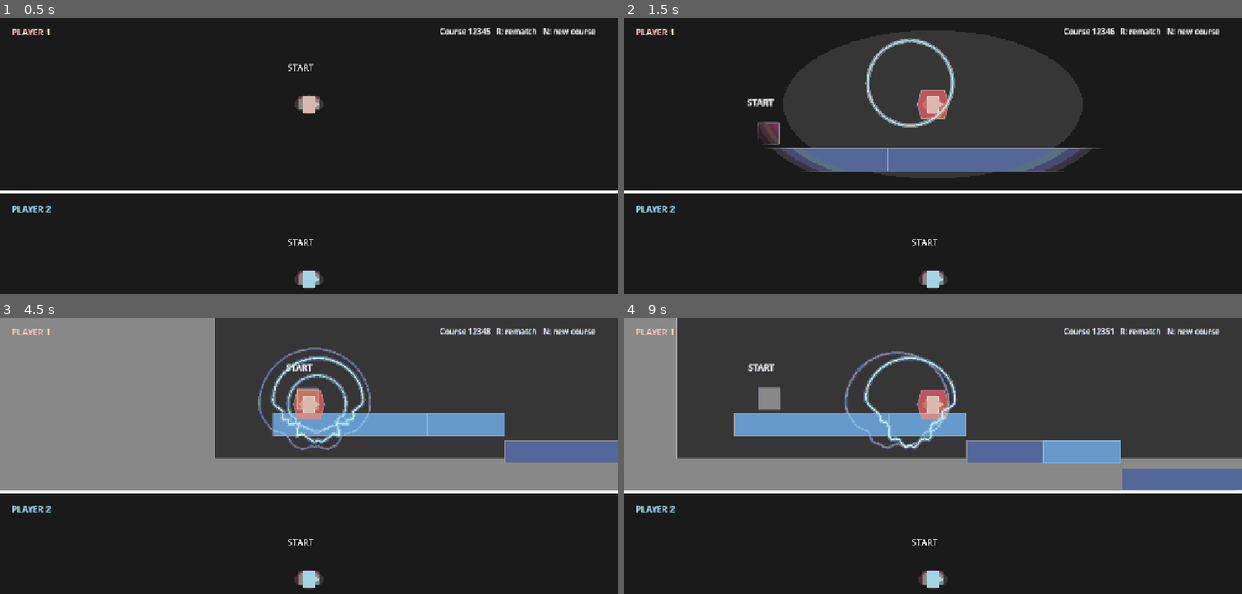
Above: before the commit, frames 1-4 (two rows, left to right).
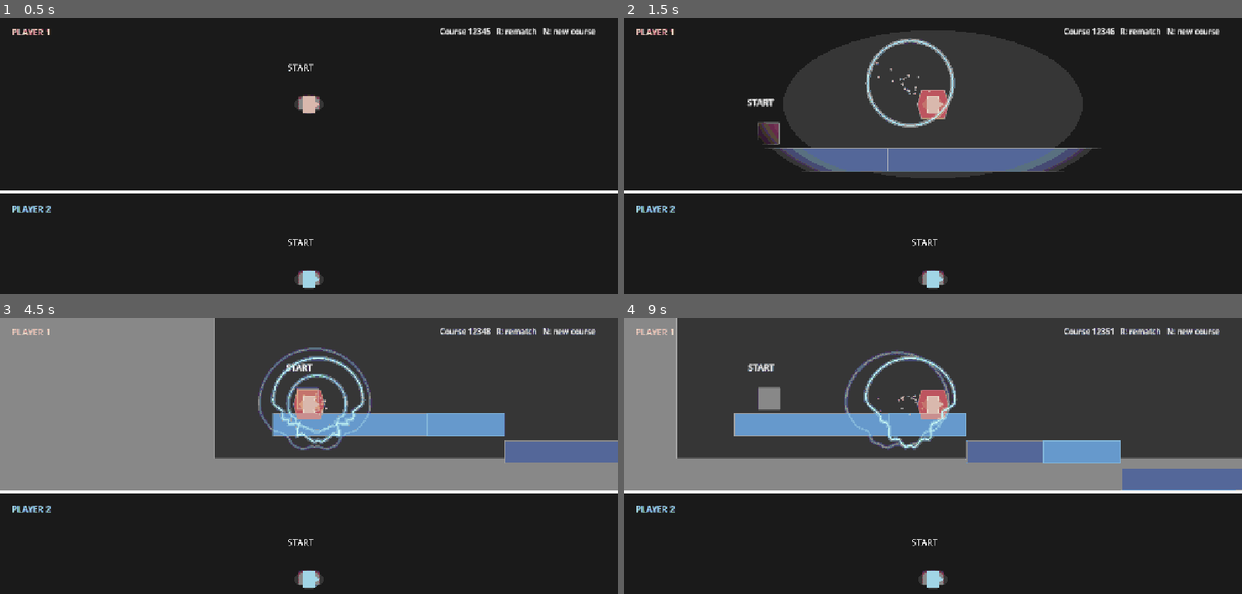
Above: after the commit, the same moments.

Repository: ketr4x/Haven
Game: Godot game, scene res://scenes/game/race.tscn
The game is run twice, just before and just after one commit, with the same random seed, the same clock (stepped at 60 frames per second) and the same inputs.
Inputs:
- Up to frame 1 (0.5 s): no input
- Up to frame 2 (1.5 s): tap Enter at 0.5 s; hold N (new_seed) 0.53-1.28 s; hold D (p1_right) from 0.53 s (still down); tap W (p1_jump) at 0.77 s; tap S (p1_shout) at 1.35 s
- Up to frame 3 (4.5 s): tap W (p1_jump) at 1.52, 3.02, 3.77 s; release D (p1_right) at 2.03 s; hold A (p1_left) 2.03-2.78 s; hold N (new_seed) 2.03-2.78 s; hold D (p1_right) 2.78-4.28 s; tap S (p1_shout) at 2.85, 4.35 s; hold N (new_seed) 3.53-4.28 s; tap R (restart) at 4.15 s; hold A (p1_left) from 4.28 s (still down)
- Up to frame 4 (9 s): tap W (p1_jump) at 4.52, 6.02, 6.77, 7.52 s; release A (p1_left) at 5.03 s; hold D (p1_right) 5.03-5.78 s; hold N (new_seed) 5.03-5.78 s; hold A (p1_left) 5.78-7.28 s; tap S (p1_shout) at 5.85, 7.35, 8.85 s; hold N (new_seed) 6.53-7.28 s; hold D (p1_right) from 7.28 s (still down); hold N (new_seed) 8.03-8.78 s

Frame 1 is identical in both runs. In frame 2, less than 0.1% of the frame differs, in the area x 40-50%, y 15-28%; in frame 3, less than 0.1%; in frame 4, less than 0.1%.

Commit message:
Add pixel particle feedback

Diff:
--- a/scenes/player/player.tscn
+++ b/scenes/player/player.tscn
@@ -26,5 +26,82 @@
 polygon = PackedVector2Array(12, -7, 23, 0, 12, 7)
 color = Color(1, 1, 1, 0.7)
 
+[node name="LandingDust" type="CPUParticles2D" parent="."]
+z_index = -1
+position = Vector2(0, 18)
+emitting = false
+amount = 8
+lifetime = 0.32
+one_shot = true
+explosiveness = 0.95
+randomness = 0.35
+local_coords = false
+fixed_fps = 30
+direction = Vector2(0, -1)
+spread = 68.0
+gravity = Vector2(0, 170)
+initial_velocity_min = 42.0
+initial_velocity_max = 88.0
+scale_amount_min = 2.0
+scale_amount_max = 4.0
+color = Color(0.74902, 0.74902, 0.74902, 0.78)
+
+[node name="WallDust" type="CPUParticles2D" parent="."]
+z_index = -1
+emitting = false
+amount = 6
+lifetime = 0.28
+one_shot = true
+explosiveness = 0.95
+randomness = 0.3
+local_coords = false
+fixed_fps = 30
+direction = Vector2(1, -0.35)
+spread = 48.0
+gravity = Vector2(0, 120)
+initial_velocity_min = 48.0
+initial_velocity_max = 92.0
+scale_amount_min = 2.0
+scale_amount_max = 3.0
+color = Color(0.509804, 0.709804, 0.85098, 0.85)
+
+[node name="ShoutSparks" type="CPUParticles2D" parent="."]
+z_index = 2
+emitting = false
+amount = 12
+lifetime = 0.24
+one_shot = true
+explosiveness = 1.0
+randomness = 0.2
+local_coords = false
+fixed_fps = 30
+direction = Vector2(1, 0)
+spread = 180.0
+gravity = Vector2(0, 0)
+initial_velocity_min = 75.0
+initial_velocity_max = 135.0
+scale_amount_min = 2.0
+scale_amount_max = 3.0
+color = Color(0.760784, 0.94902, 0.94902, 0.95)
+
+[node name="BoostTrail" type="CPUParticles2D" parent="."]
+z_index = -1
+emitting = false
+amount = 10
+lifetime = 0.34
+randomness = 0.4
+local_coords = false
+fixed_fps = 30
+emission_shape = 3
+emission_rect_extents = Vector2(9, 15)
+direction = Vector2(-1, 0)
+spread = 34.0
+gravity = Vector2(0, -30)
+initial_velocity_min = 24.0
+initial_velocity_max = 58.0
+scale_amount_min = 2.0
+scale_amount_max = 3.0
+color = Color(0.85098, 0.623529, 0.509804, 0.8)
+
 [node name="Camera2D" type="Camera2D" parent="."]
 enabled = false
--- a/scripts/player/player.gd
+++ b/scripts/player/player.gd
@@ -47,6 +47,10 @@
 
 @onready var _camera: Camera2D = $Camera2D
 @onready var _boost_aura: Polygon2D = $BoostAura
+@onready var _landing_dust: CPUParticles2D = $LandingDust
+@onready var _wall_dust: CPUParticles2D = $WallDust
+@onready var _shout_sparks: CPUParticles2D = $ShoutSparks
+@onready var _boost_trail: CPUParticles2D = $BoostTrail
 
 var facing_direction: float = 1.0
 var loudness: float = 0.0
@@ -60,6 +64,10 @@
 func _ready() -> void:
 	_camera.enabled = camera_enabled
 	_boost_aura.visible = false
+	_landing_dust.emitting = false
+	_wall_dust.emitting = false
+	_shout_sparks.emitting = false
+	_boost_trail.emitting = false
 
 
 func _physics_process(delta: float) -> void:
@@ -97,6 +105,7 @@
 func apply_rebound_boost() -> void:
 	_boost_time_remaining = rebound_boost_duration
 	_boost_aura.visible = true
+	_boost_trail.emitting = true
 	rebound_boost_started.emit()
 
 
@@ -107,6 +116,7 @@
 	_boost_time_remaining = maxf(0.0, _boost_time_remaining - delta)
 	if is_zero_approx(_boost_time_remaining):
 		_boost_aura.visible = false
+		_boost_trail.emitting = false
 		rebound_boost_ended.emit()
 
 
@@ -129,6 +139,7 @@
 	var input_axis := Input.get_axis(left_action, right_action)
 	if not is_zero_approx(input_axis):
 		facing_direction = signf(input_axis)
+		_boost_trail.direction = Vector2(-facing_direction, -0.15).normalized()
 		var acceleration := ground_acceleration if is_on_floor() else air_acceleration
 		velocity.x = move_toward(velocity.x, input_axis * run_speed * _speed_multiplier(), acceleration * delta)
 	else:
@@ -155,6 +166,9 @@
 		velocity = Vector2(wall_normal.x * wall_jump_horizontal_speed, jump_velocity * _jump_multiplier())
 		facing_direction = signf(wall_normal.x)
 		_jump_buffer_remaining = 0.0
+		_wall_dust.position = Vector2(-wall_normal.x * 12.0, 6.0)
+		_wall_dust.direction = Vector2(wall_normal.x, -0.35).normalized()
+		_play_particle_burst(_wall_dust)
 		wall_jumped.emit(global_position, wall_normal)
 
 
@@ -167,6 +181,7 @@
 	if is_on_floor():
 		_coyote_time_remaining = coyote_time
 		if not _was_on_floor:
+			_play_particle_burst(_landing_dust)
 			landed.emit(global_position)
 	else:
 		_coyote_time_remaining = maxf(0.0, _coyote_time_remaining - delta)
@@ -188,4 +203,10 @@
 	if Input.is_action_just_pressed(shout_action) and is_zero_approx(_shout_cooldown_remaining):
 		_shout_cooldown_remaining = shout_cooldown
 		_add_loudness(shout_loudness_gain)
+		_play_particle_burst(_shout_sparks)
 		sonic_shouted.emit(global_position, Vector2(facing_direction, 0.0), loudness)
+
+
+func _play_particle_burst(particles: CPUParticles2D) -> void:
+	particles.restart()
+	particles.emitting = true
